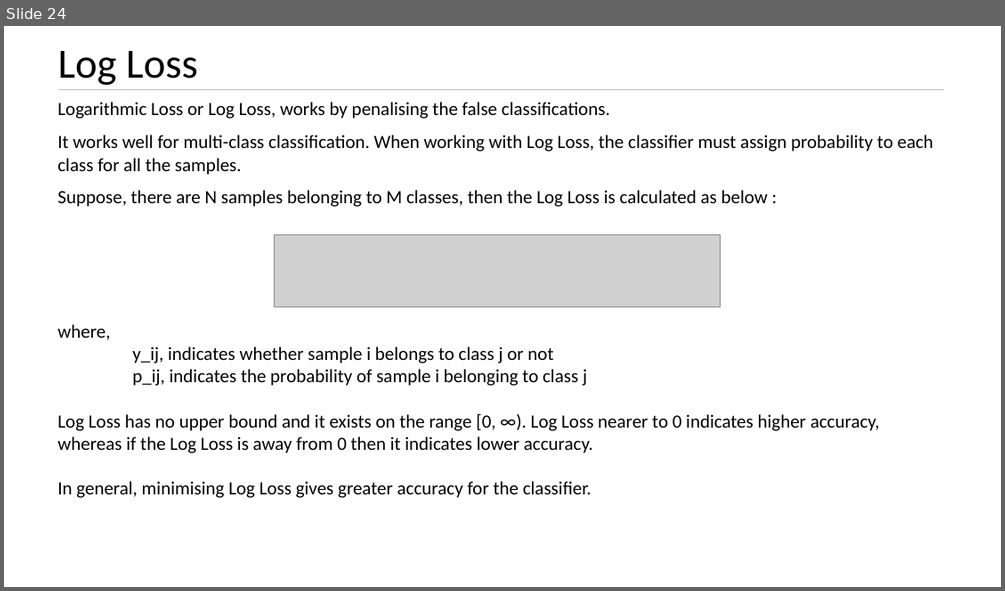
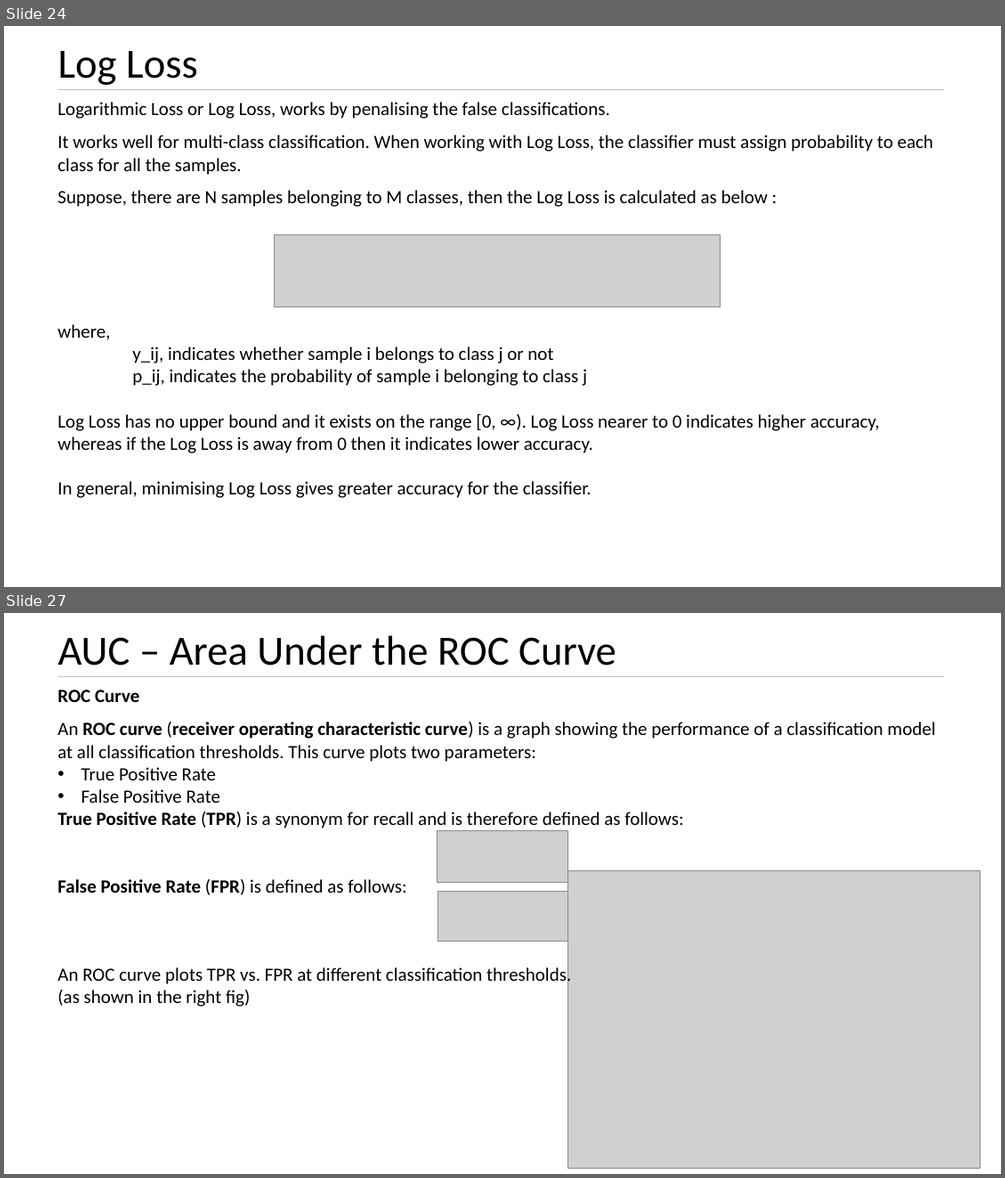
Before and after one commit to kushkul/Intro-to-Analytics, a slide deck: Machine Learning/Lesson 10 Performance Metrics.pptx. Shown one above the other, each under a label of ours: slide 24 before the commit, slides 24 and 27 after it; the slides between them are not shown. The pictures are 1005x591 and 1005x1178 pixels, drawn with LibreOffice and Linux fonts; fonts in the diff are those of the drawing; grey boxes stand for pictures. Boxes give left, top, right and bottom in pixels: in the first picture for what was removed or moved away, otherwise in the second. Text is boxed around its words. In the diff, an @@ line names an element or a change of style, - is before the commit and + after.

```diff
--- a/Machine Learning/Lesson 10 Performance Metrics.pptx
+++ b/Machine Learning/Lesson 10 Performance Metrics.pptx
@@ slide 27 added at [4, 613, 1001, 1174], background #FFFFFF @@
@@ text added at [58, 635, 616, 666], 40 pt, text #000000 @@
+AUC – Area Under the ROC Curve
@@ text added at [57, 690, 935, 1006], 18 pt, text #000000 @@
+ROC Curve
+An ROC curve (receiver operating characteristic curve) is a graph showing the performance of a classification model at all classification thresholds. This curve plots two parameters:
+• True Positive Rate
+• False Positive Rate
+True Positive Rate (TPR) is a synonym for recall and is therefore defined as follows:
+False Positive Rate (FPR) is defined as follows:
+An ROC curve plots TPR vs. FPR at different classification thresholds.
+(as shown in the right fig)
@@ line added from (58, 676) to (945, 676), #BFBFBF 0.5 pt @@
@@ picture added at [437, 831, 568, 883] @@
@@ picture added at [568, 870, 980, 1167] @@
@@ picture added at [438, 892, 568, 941] @@
```
Also in this commit, not shown: 1 slide changed, 9 other slides added.
